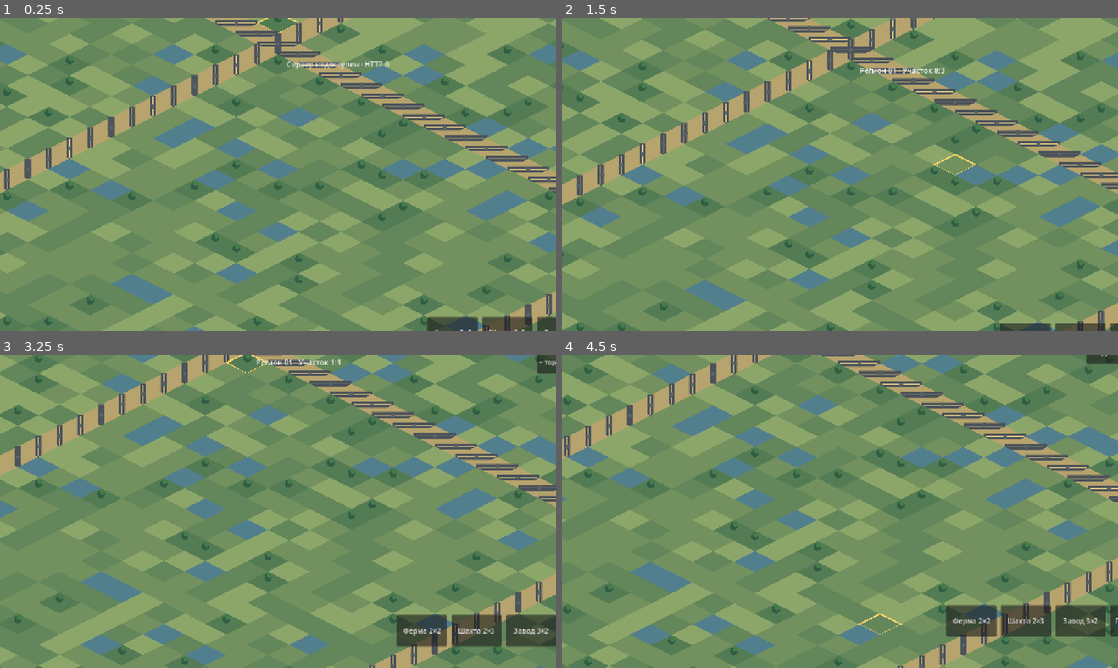
Above: before the commit, frames 1-4 (two rows, left to right).
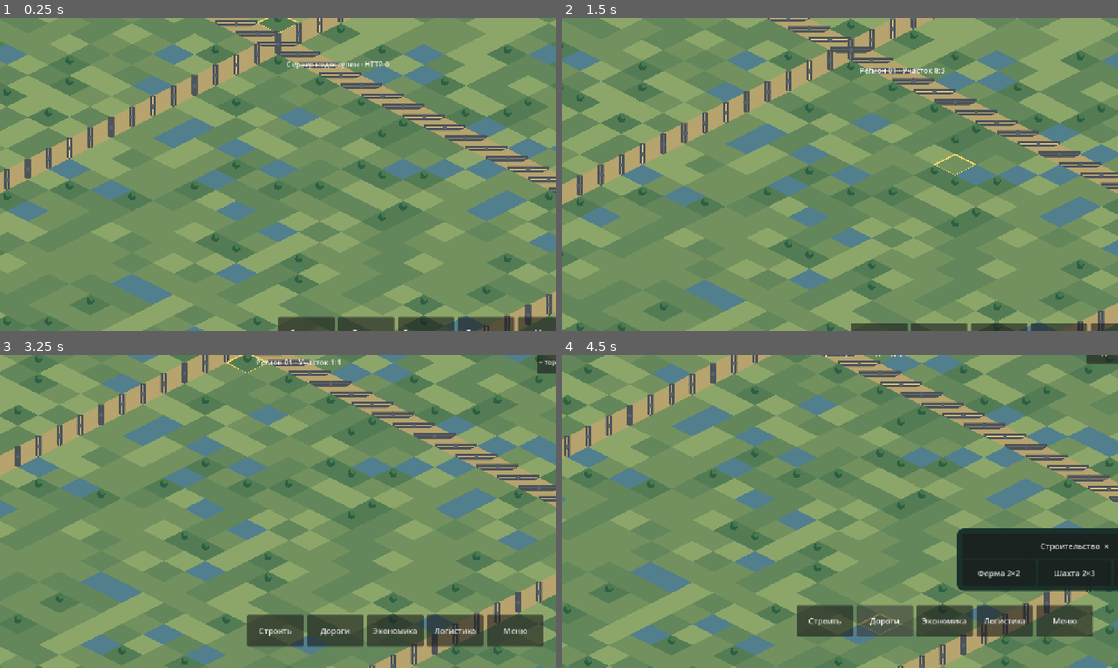
Above: after the commit, the same moments.

Repository: maillunex-lang/LunexEconom
Game: Godot game, scene res://world.tscn
Same seed, same stepped clock (60 frames per second), same inputs: the game is played once before the commit and once after it.
Inputs (mouse positions are in pixels of both pictures, inside the frame that each line leads up to):
- Up to frame 1 (0.25 s): no input
- Up to frame 2 (1.5 s): tap Enter at 0.5 s; move the mouse to (962, 158) at 0.52 s; click (962, 158) at 0.67 s; tap Space at 1.25 s; drag from (728, 190) to (812, 237) at 1.27 s
- Up to frame 3 (3.25 s): move the mouse to (333, 442) at 2.02 s; click (333, 442) at 2.17 s; tap Enter at 2.75 s; drag from (250, 574) to (111, 464) at 2.77 s
- Up to frame 4 (4.5 s): click (823, 621) at 3.5 s, where only the run after the commit has a clickable "Строить"; click (884, 621) at 4.25 s, where only the run after the commit has a clickable "Дороги"

The runs differ from the first frame. In frame 1, 1.4% of the frame differs, in the area x 50-99%, y 95-100%; in frame 2, 0.7%; in frame 3, 3.4%; in frame 4, 9.4%, in the area x 42-100%, y 0-90%.

Commit message:
feat(ui): Forest Glass navigation, construction catalog and placement card

Diff:
--- a/client/world_screen.gd
+++ b/client/world_screen.gd
@@ -9,6 +9,7 @@
     $HUD/Top/Expand.pressed.connect(_expand)
     $HUD/Top/Connect.pressed.connect(_connect)
     _setup_build_toolbar()
+    _setup_ui_v1()
     _connect_server()
     var sync = load("res://world_sync.gd").new()
     sync.world = world
@@ -28,6 +29,13 @@
     updater.check()
 func set_selection(cell: Vector2i) -> void:
     info.text = "Регион 01 · Участок %d:%d" % [cell.x, cell.y]
+    if world.build_type.is_empty() and details_panel != null:
+        var kind: String = world.building_at(cell)
+        if kind.is_empty():
+            details_panel.hide()
+        else:
+            details_panel.get_node("VBoxContainer/Title").text = "Предприятие: " + kind
+            details_panel.show()
 func _update_safe_area() -> void:
     var v := get_viewport_rect().size
     var s := DisplayServer.screen_get_size()
@@ -84,55 +92,111 @@
     $HUD/Top/Update.text = "Установить" if can_install else "Обновить"
     $HUD/Top/Update.tooltip_text = message
     $HUD/Top/UpdateStatus.text = message
+var catalog_panel: PanelContainer
+var placement_panel: PanelContainer
+var details_panel: PanelContainer
+var catalog_buttons: Array[Button] = []
+var ui_pending := false
 var build_toolbar: HBoxContainer
 var build_hint: Label
 var toolbar_touches: Dictionary = {}
 var toolbar_mouse_button: Button = null
 
+func _style() -> StyleBoxFlat:
+    var st := StyleBoxFlat.new()
+    st.bg_color = Color(0.08, 0.17, 0.15, 0.94)
+    st.set_corner_radius_all(16)
+    st.set_content_margin_all(12)
+    return st
+
+func _ui_button(label: String, callback: Callable, width: float = 130) -> Button:
+    var b := Button.new()
+    b.text = label
+    b.custom_minimum_size = Vector2(width, 58)
+    b.add_theme_font_size_override("font_size", 18)
+    b.pressed.connect(callback)
+    return b
+
 func _setup_build_toolbar() -> void:
     build_toolbar = HBoxContainer.new()
-    build_toolbar.name = "ConstructionToolbar"
+    build_toolbar.name = "BottomNavigation"
     build_toolbar.alignment = BoxContainer.ALIGNMENT_CENTER
-    build_toolbar.mouse_filter = Control.MOUSE_FILTER_PASS
-    build_toolbar.add_theme_constant_override("separation", 10)
+    build_toolbar.add_theme_constant_override("separation", 8)
     add_child(build_toolbar)
-    # Set anchors AFTER adding to parent. Preset CENTER_BOTTOM caused
-    # mid-screen placement on landscape Android viewports.
     build_toolbar.set_anchors_preset(Control.PRESET_BOTTOM_WIDE)
-    build_toolbar.offset_left = 0.0
-    build_toolbar.offset_right = 0.0
-    build_toolbar.offset_top = -92.0
-    build_toolbar.offset_bottom = -20.0
-    for entry in [["farm", "Ферма 2×2"], ["mine", "Шахта 2×3"], ["factory", "Завод 3×2"]]:
-        var button := Button.new()
-        button.text = str(entry[1])
-        button.mouse_filter = Control.MOUSE_FILTER_IGNORE
-        button.custom_minimum_size = Vector2(116, 56)
-        var kind: String = str(entry[0])
-        button.pressed.connect(func() -> void:
-            world.choose_build(kind)
-            info.text = "Выберите участок: %s" % kind
-        )
-        build_toolbar.add_child(button)
-    var confirm := Button.new()
-    confirm.text = "Построить"
-    confirm.mouse_filter = Control.MOUSE_FILTER_IGNORE
-    confirm.custom_minimum_size = Vector2(112, 56)
-    confirm.pressed.connect(_place_building)
-    build_toolbar.add_child(confirm)
-    var cancel := Button.new()
-    cancel.text = "Отмена"
-    cancel.mouse_filter = Control.MOUSE_FILTER_IGNORE
-    cancel.custom_minimum_size = Vector2(92, 56)
-    cancel.pressed.connect(func() -> void:
-        world.cancel_build()
-        info.text = "Строительство отменено"
-    )
-    build_toolbar.add_child(cancel)
+    build_toolbar.offset_top = -94
+    build_toolbar.offset_bottom = -20
+    build_toolbar.add_child(_ui_button("Строить", func(): catalog_panel.show(); placement_panel.hide(); details_panel.hide()))
+    build_toolbar.add_child(_ui_button("Дороги", func(): info.text = "Выберите участок для дороги"))
+    build_toolbar.add_child(_ui_button("Экономика", func(): info.text = "Экономика: в разработке"))
+    build_toolbar.add_child(_ui_button("Логистика", func(): info.text = "Логистика: в разработке"))
+    build_toolbar.add_child(_ui_button("Меню", func(): info.text = "Меню: в разработке"))
+
+func _setup_ui_v1() -> void:
+    catalog_panel = PanelContainer.new()
+    catalog_panel.name = "BuildCatalog"
+    catalog_panel.add_theme_stylebox_override("panel", _style())
+    add_child(catalog_panel)
+    var content := VBoxContainer.new()
+    catalog_panel.add_child(content)
+    content.add_child(_ui_button("Строительство  ×", func(): catalog_panel.hide(), 230))
+    var tiles := HBoxContainer.new()
+    content.add_child(tiles)
+    for entry in [["farm","Ферма 2×2"],["mine","Шахта 2×3"],["factory","Завод 3×2"]]:
+        var kind: String = entry[0]
+        tiles.add_child(_ui_button(entry[1], func(): _choose_ui_build(kind), 170))
+    catalog_panel.hide()
+    placement_panel = PanelContainer.new()
+    placement_panel.name = "PlacementCard"
+    placement_panel.add_theme_stylebox_override("panel", _style())
+    add_child(placement_panel)
+    var place_content := VBoxContainer.new()
+    placement_panel.add_child(place_content)
+    build_hint = Label.new()
+    build_hint.text = "Выберите участок на карте"
+    build_hint.add_theme_font_size_override("font_size", 19)
+    place_content.add_child(build_hint)
+    var actions := HBoxContainer.new()
+    place_content.add_child(actions)
+    actions.add_child(_ui_button("Построить", _place_building, 210))
+    actions.add_child(_ui_button("Отмена", _cancel_ui_build, 170))
+    placement_panel.hide()
+    details_panel = PanelContainer.new()
+    details_panel.name = "EnterpriseDetails"
+    details_panel.add_theme_stylebox_override("panel", _style())
+    add_child(details_panel)
+    var details_content := VBoxContainer.new()
+    details_panel.add_child(details_content)
+    var title := Label.new()
+    title.name = "Title"
+    details_content.add_child(title)
+    details_content.add_child(_ui_button("Закрыть", func(): details_panel.hide()))
+    details_panel.hide()
+    get_viewport().size_changed.connect(_layout_ui_v1)
+    call_deferred("_layout_ui_v1")
+
+func _layout_ui_v1() -> void:
+    var size := get_viewport_rect().size
+    catalog_panel.position = Vector2(maxf(20, (size.x - catalog_panel.size.x) * 0.5), size.y - catalog_panel.size.y - 125)
+    placement_panel.position = Vector2(maxf(20, (size.x - placement_panel.size.x) * 0.5), size.y - placement_panel.size.y - 125)
+    details_panel.position = Vector2(size.x - details_panel.size.x - 22, maxf(85, (size.y - details_panel.size.y) * 0.5))
+
+func _choose_ui_build(kind: String) -> void:
+    world.choose_build(kind)
+    catalog_panel.hide()
+    placement_panel.show()
+    details_panel.hide()
+    build_hint.text = "Выберите участок на карте"
+
+func _cancel_ui_build() -> void:
+    world.cancel_build()
+    placement_panel.hide()
+    info.text = "Строительство отменено"
 
 func show_build_preview(result: Dictionary) -> void:
     if result.get("ok", false):
         info.text = "Участок подходит · нажмите Построить"
+        if build_hint != null: build_hint.text = info.text
     else:
         var messages := {
             "road_overlap": "Нельзя строить на дороге",
@@ -142,55 +206,23 @@
             "invalid_size": "Неверный размер участка"
         }
         info.text = str(messages.get(str(result.get("reason", "")), "Участок не подходит"))
+        if build_hint != null: build_hint.text = info.text
 
 func _place_building() -> void:
+    if ui_pending: return
+    ui_pending = true
     var result: Dictionary = world.place_building()
     if result.get("ok", false):
+        world.cancel_build()
+        placement_panel.hide()
         info.text = "Здание размещено (локальный прототип)"
     else:
         show_build_preview(result)
+    ui_pending = false
 
 func is_world_ui_point(point: Vector2) -> bool:
-    var top: Control = $HUD/Top
-    if top.get_global_rect().has_point(point):
-        return true
-    if build_toolbar != null and build_toolbar.get_global_rect().has_point(point):
-        return true
+    if $HUD/Top.get_global_rect().has_point(point): return true
+    for panel in [build_toolbar, catalog_panel, placement_panel, details_panel]:
+        if panel != null and panel.visible and panel.get_global_rect().has_point(point):
+            return true
     return false
-
-# Android-friendly explicit hit testing: no dependency on Control GUI focus
-# or synthesized mouse events. World._input separately ignores this toolbar.
-func _toolbar_button_at(point: Vector2) -> Button:
-    if build_toolbar == null or not build_toolbar.get_global_rect().has_point(point):
-        return null
-    for child in build_toolbar.get_children():
-        if child is Button and child.get_global_rect().has_point(point):
-            return child
-    return null
-
-func _input(event: InputEvent) -> void:
-    if event is InputEventScreenTouch:
-        if event.pressed:
-            var button := _toolbar_button_at(event.position)
-            if button != null:
-                toolbar_touches[event.index] = button
-                get_viewport().set_input_as_handled()
-        elif toolbar_touches.has(event.index):
-            var pressed_button: Button = toolbar_touches[event.index]
-            toolbar_touches.erase(event.index)
-            if pressed_button == _toolbar_button_at(event.position):
-                pressed_button.pressed.emit()
-            get_viewport().set_input_as_handled()
-    elif event is InputEventScreenDrag and toolbar_touches.has(event.index):
-        get_viewport().set_input_as_handled()
-    elif event is InputEventMouseButton and event.button_index == MOUSE_BUTTON_LEFT:
-        if event.pressed:
-            toolbar_mouse_button = _toolbar_button_at(event.position)
-            if toolbar_mouse_button != null:
-                get_viewport().set_input_as_handled()
-        elif toolbar_mouse_button != null:
-            var pressed_button := toolbar_mouse_button
-            toolbar_mouse_button = null
-            if pressed_button == _toolbar_button_at(event.position):
-                pressed_button.pressed.emit()
-            get_viewport().set_input_as_handled()
